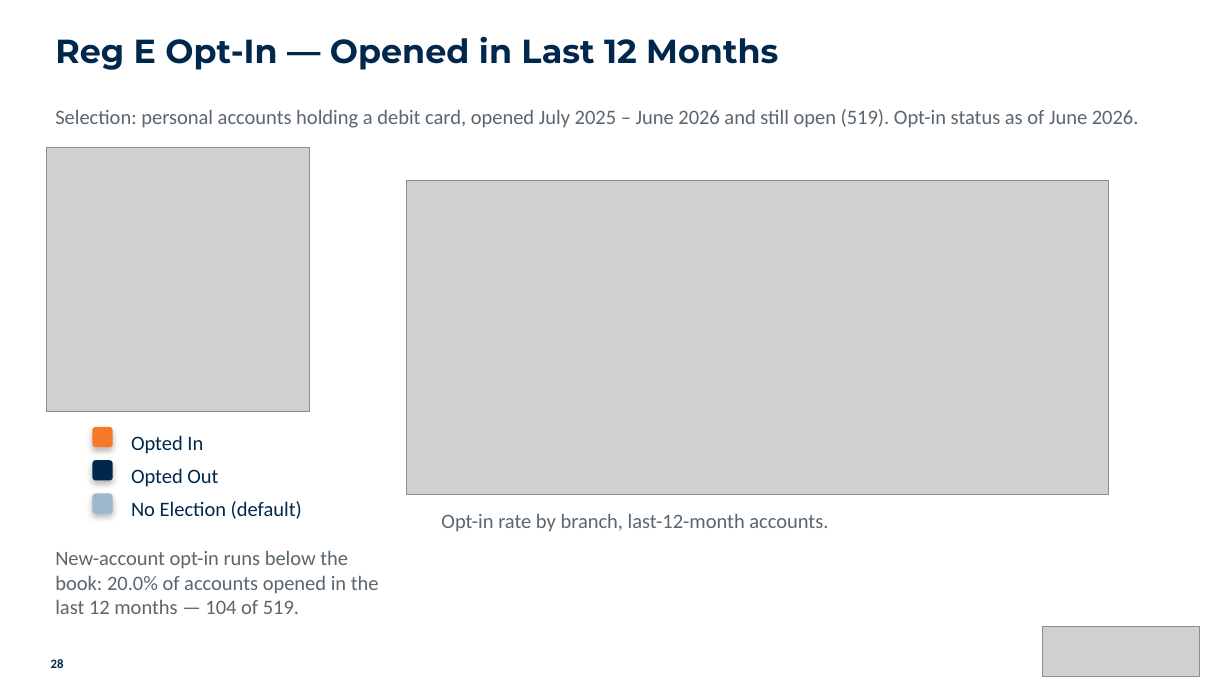
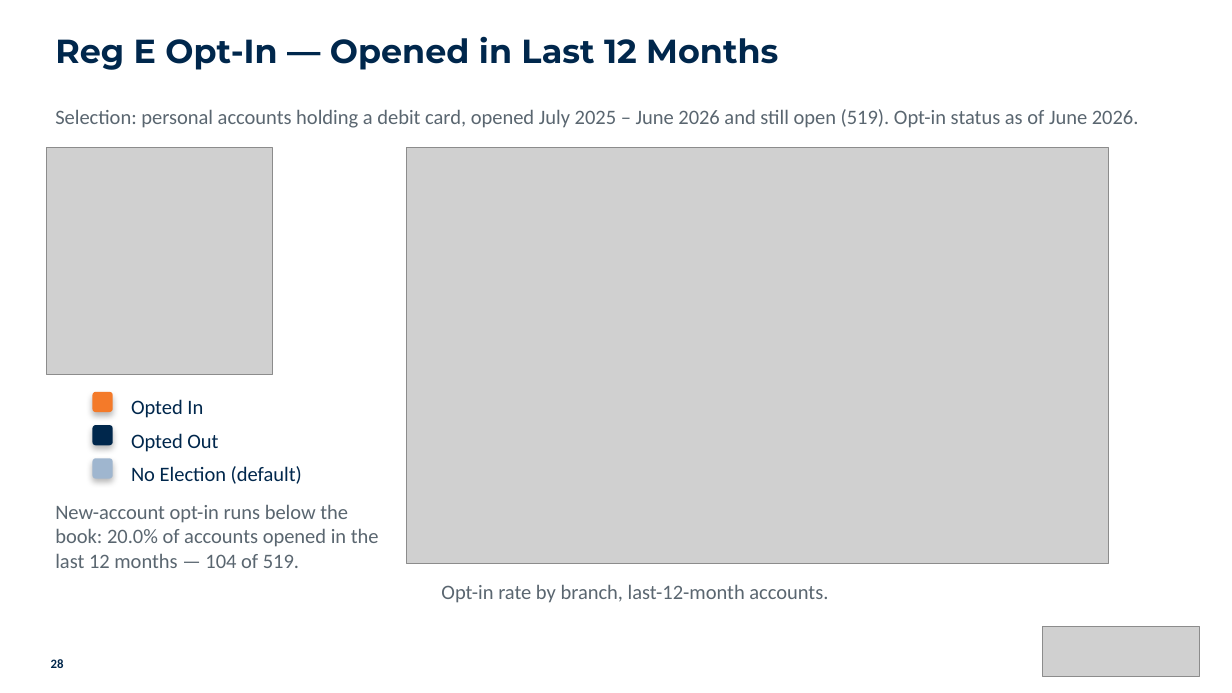
Before and after one commit to aburgard-csi/Velocity_Reporting, a slide deck: slide 28 of templates/ars_template.pptx. Drawn at 1232x693 pixels with LibreOffice and Linux fonts; fonts in the diff are those of the drawing; grey boxes stand for pictures. Boxes give left, top, right and bottom in pixels: in the first picture for what was removed or moved away, otherwise in the second. Text is boxed around its words. In the diff, an @@ line names an element or a change of style, - is before the commit and + after.

```diff
--- a/templates/ars_template.pptx
+++ b/templates/ars_template.pptx
@@ picture: place and size @@
-picture at box(46, 148, 310, 411)
+picture at box(46, 148, 273, 374)
@@ picture: place and size @@
-picture at box(407, 180, 1109, 494)
+picture at box(407, 148, 1109, 564)
@@ 3 texts, 3 rounded rectangles: place and size @@
-3 texts, 3 rounded rectangles at box(92, 427, 302, 519)
+3 texts, 3 rounded rectangles at box(92, 392, 302, 484)
@@ text "New-account opt-in runs below the ...": place and size @@
-text "New-account opt-in runs below the ..." at box(55, 550, 379, 614)
+text "New-account opt-in runs below the ..." at box(55, 504, 379, 568)
@@ text "Opt-in rate by branch, last-12-month ...": place and size @@
-text "Opt-in rate by branch, last-12-month ..." at box(441, 513, 828, 532)
+text "Opt-in rate by branch, last-12-month ..." at box(441, 584, 828, 603)
```
Also in this commit, not shown: 1 other slide changed, 11 other files.
